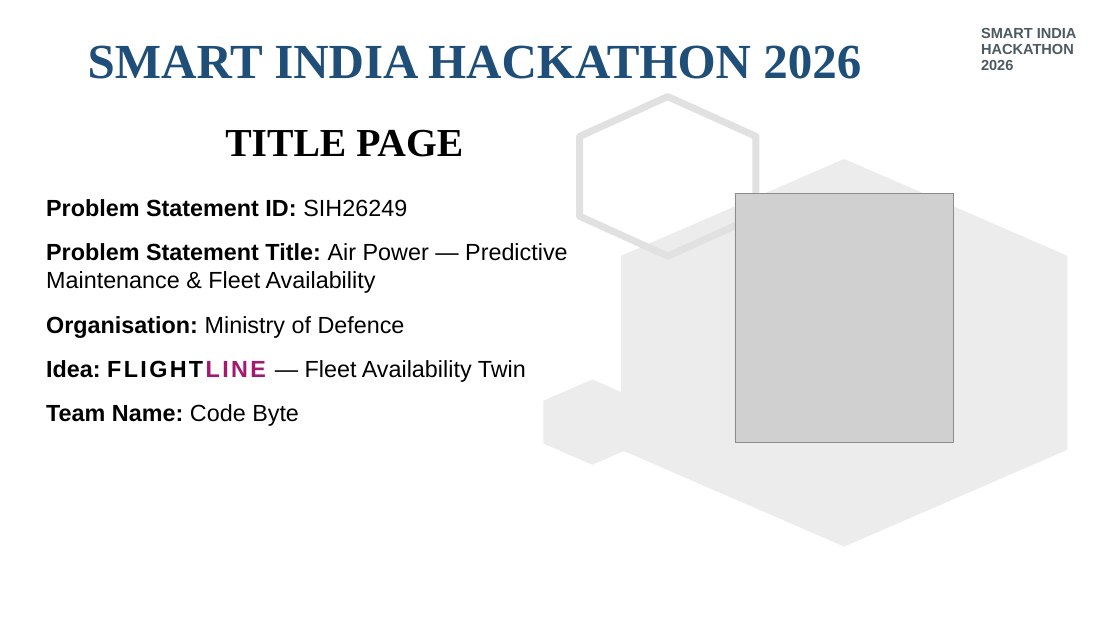
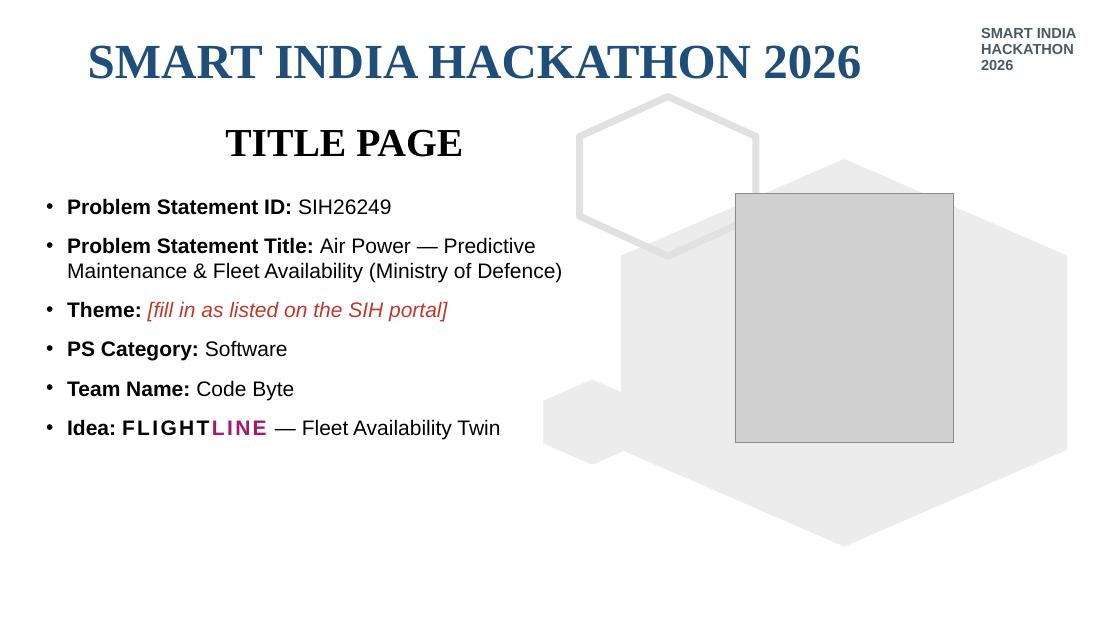
Before and after one commit to MarcussRico/flightline, a slide deck: slide 1 of deck/FLIGHTLINE_SIH26249.pptx. Drawn at 1120x630 pixels with LibreOffice and Linux fonts; fonts in the diff are those of the drawing; grey boxes stand for pictures; background and template pictures are left out. Boxes give left, top, right and bottom in pixels: in the first picture for what was removed or moved away, otherwise in the second. Text is boxed around its words. In the diff, an @@ line names an element or a change of style, - is before the commit and + after.

```diff
--- a/deck/FLIGHTLINE_SIH26249.pptx
+++ b/deck/FLIGHTLINE_SIH26249.pptx
@@ text at (x1=67, y1=198, x2=500, y2=439): size 20 to 18 pt in "Problem Statement ID: SIH26249", "Idea: FLIGHTLINE — Fleet Availability Twin"; less space between paragraphs @@
@@ text at (x1=67, y1=237, x2=562, y2=400): text changed; size 20 to 18 pt @@
-• Problem Statement Title: Air Power — Predictive Maintenance & Fleet Availability
-• Organisation: Ministry of Defence
+• Problem Statement Title: Air Power — Predictive Maintenance & Fleet Availability (Ministry of Defence)
+• Theme: [fill in as listed on the SIH portal]
+• PS Category: Software
+• Team Name: Code Byte
@@ text at (x1=46, y1=404, x2=299, y2=426): paragraph removed @@
-• Team Name: Code Byte
```
Also in this commit, not shown: 3 other slides changed, 2 slides added, 6 slides removed, 3 other files.
